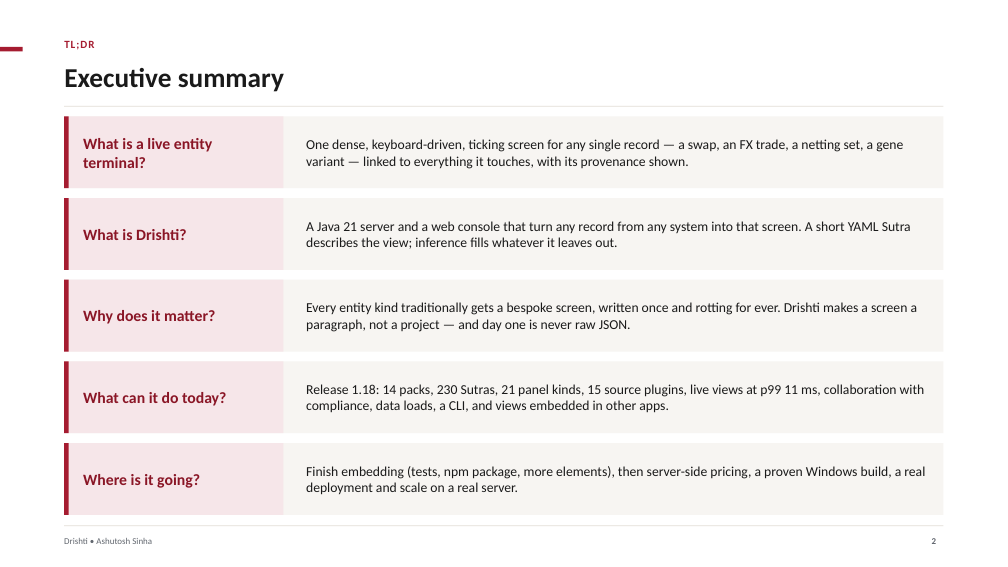
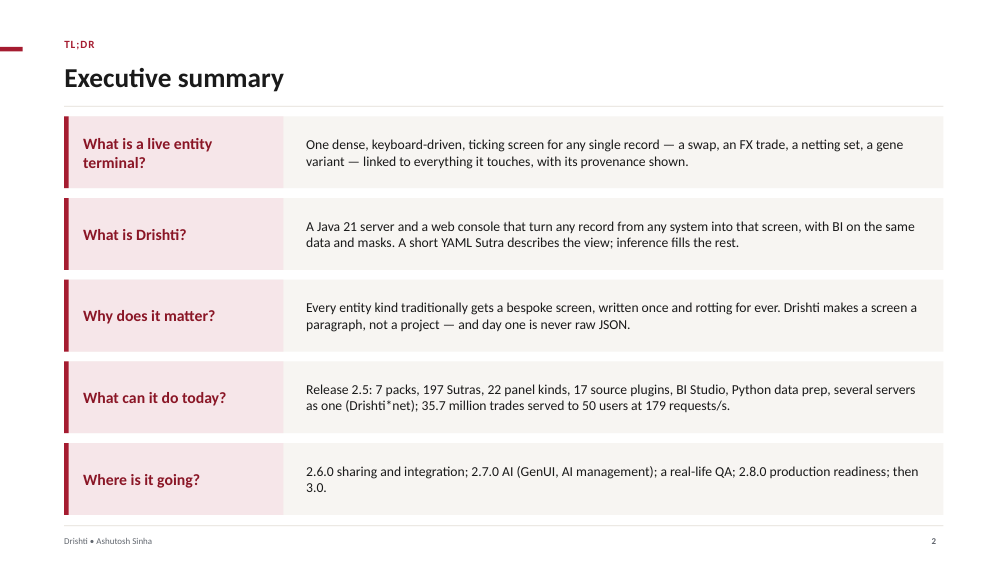
Before and after one commit to ajsinha/drishti, a slide deck: slide 2 of docs/publications/Drishti-Design-and-Evidence.pptx. Drawn at 1008x567 pixels with LibreOffice and Linux fonts; fonts in the diff are those of the drawing. Boxes give left, top, right and bottom in pixels: in the first picture for what was removed or moved away, otherwise in the second. Text is boxed around its words. In the diff, an @@ line names an element or a change of style, - is before the commit and + after.

```diff
--- a/docs/publications/Drishti-Design-and-Evidence.pptx
+++ b/docs/publications/Drishti-Design-and-Evidence.pptx
@@ text at (306, 221, 915, 249): text changed @@
-A Java 21 server and a web console that turn any record from any system into that screen. A short YAML Sutra describes the view; inference fills whatever it leaves out.
+A Java 21 server and a web console that turn any record from any system into that screen, with BI on the same data and masks. A short YAML Sutra describes the view; inference fills the rest.
@@ text at (306, 384, 916, 412): text changed @@
-Release 1.18: 14 packs, 230 Sutras, 21 panel kinds, 15 source plugins, live views at p99 11 ms, collaboration with compliance, data loads, a CLI, and views embedded in other apps.
+Release 2.5: 7 packs, 197 Sutras, 22 panel kinds, 17 source plugins, BI Studio, Python data prep, several servers as one (Drishti*net); 35.7 million trades served to 50 users at 179 requests/s.
@@ text at (306, 466, 919, 492): text changed @@
-Finish embedding (tests, npm package, more elements), then server-side pricing, a proven Windows build, a real deployment and scale on a real server.
+2.6.0 sharing and integration; 2.7.0 AI (GenUI, AI management); a real-life QA; 2.8.0 production readiness; then 3.0.
```
Also in this commit, not shown: 23 other slides changed, 5 slides added, 1 other file.
